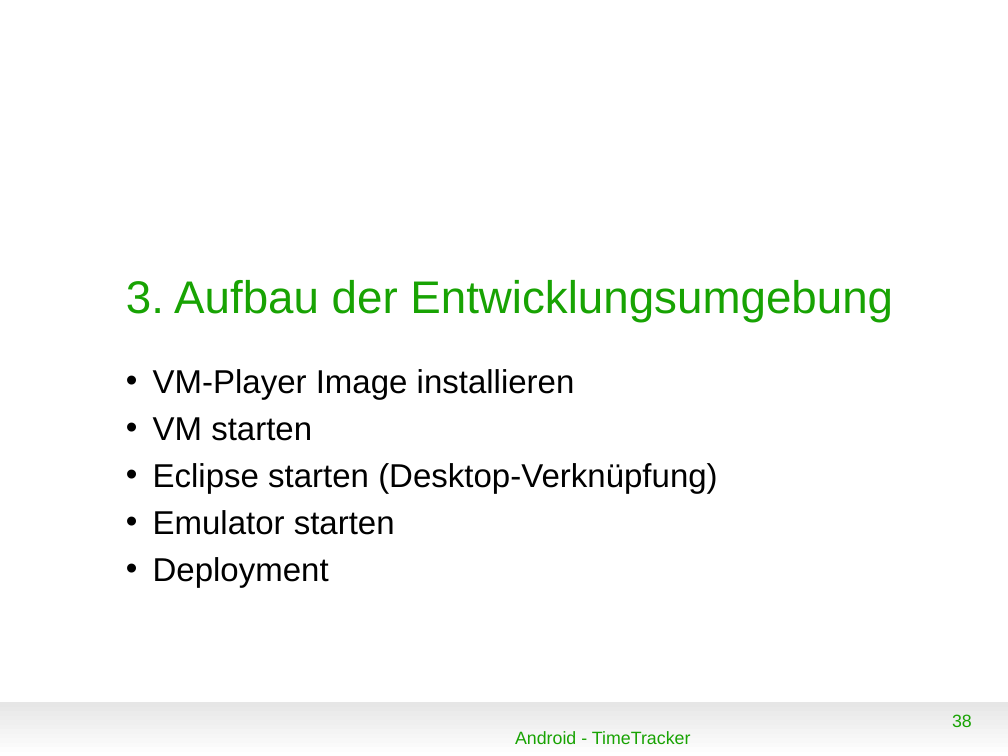
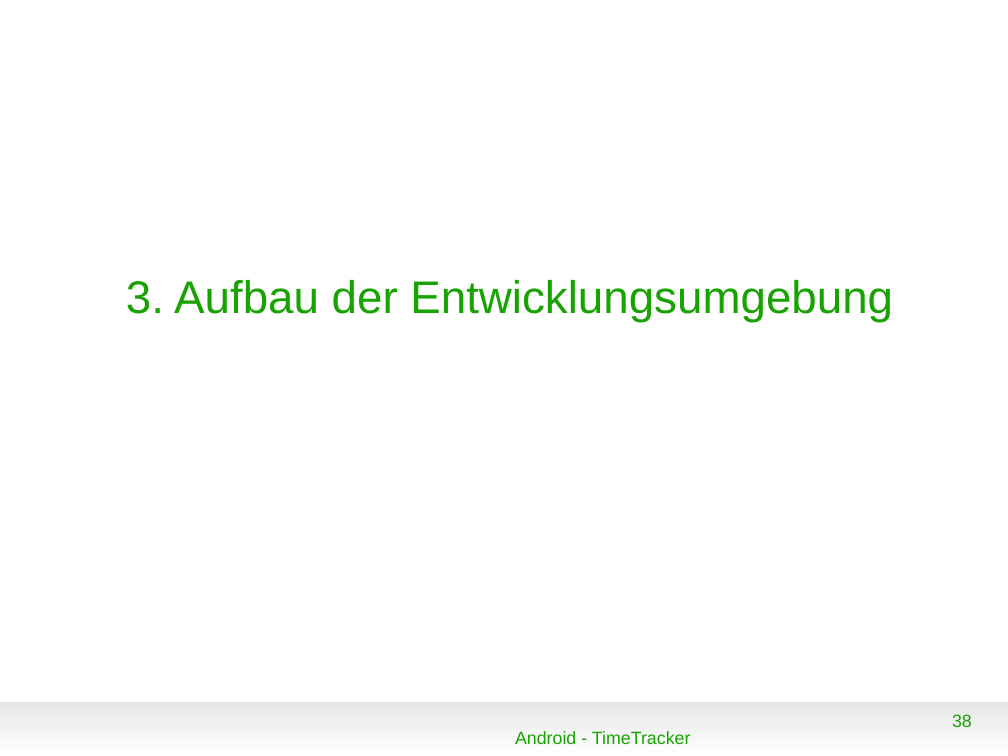
Before and after one commit to floriandrs/presentation, a slide deck: slide 38 of vortrag.odp. Drawn at 1008x756 pixels with LibreOffice and Linux fonts; fonts in the diff are those of the drawing; background and template pictures are left out. Boxes give left, top, right and bottom in pixels: in the first picture for what was removed or moved away, otherwise in the second. Text is boxed around its words. In the diff, an @@ line names an element or a change of style, - is before the commit and + after.

```diff
--- a/vortrag.odp
+++ b/vortrag.odp
@@ text removed at (153, 369, 717, 588) @@
-• VM-Player Image installieren
-• VM starten
-• Eclipse starten (Desktop-Verknüpfung)
-• Emulator starten
-• Deployment
```
Also in this commit, not shown: 2 slides added, 4 other files.
